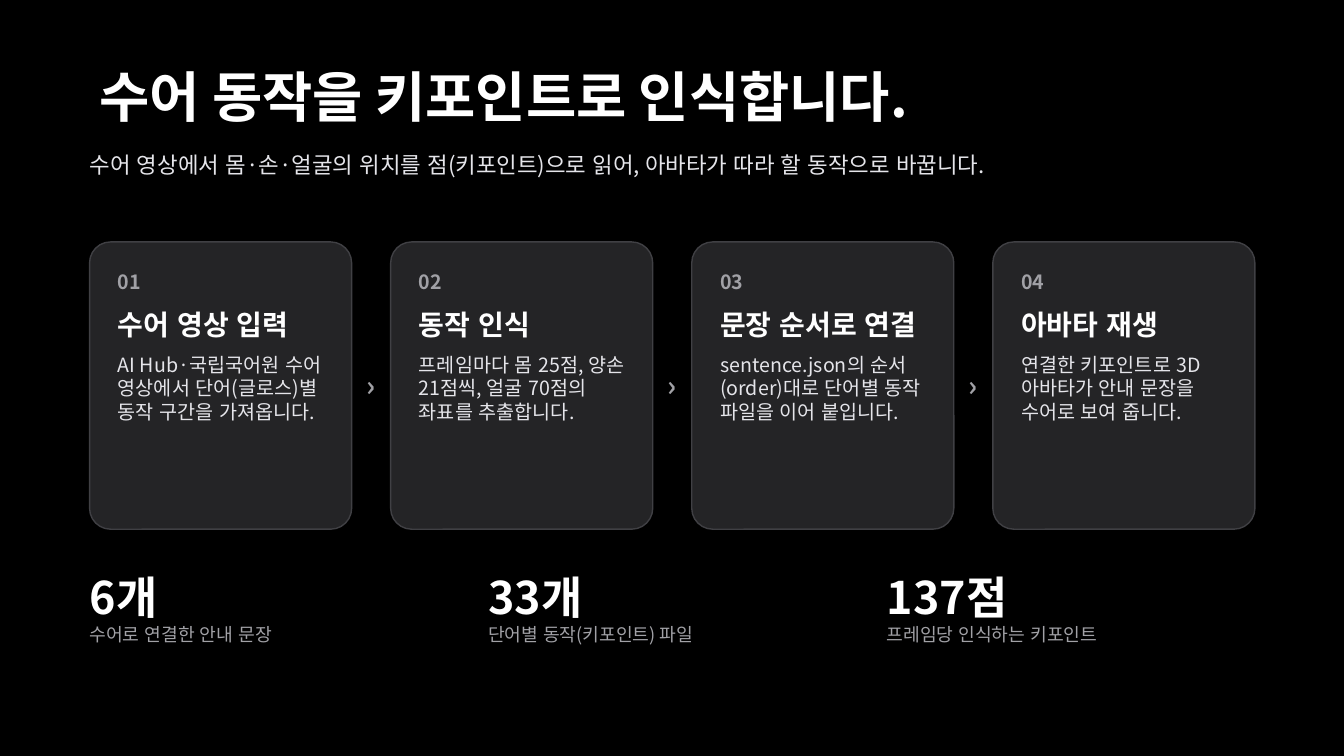
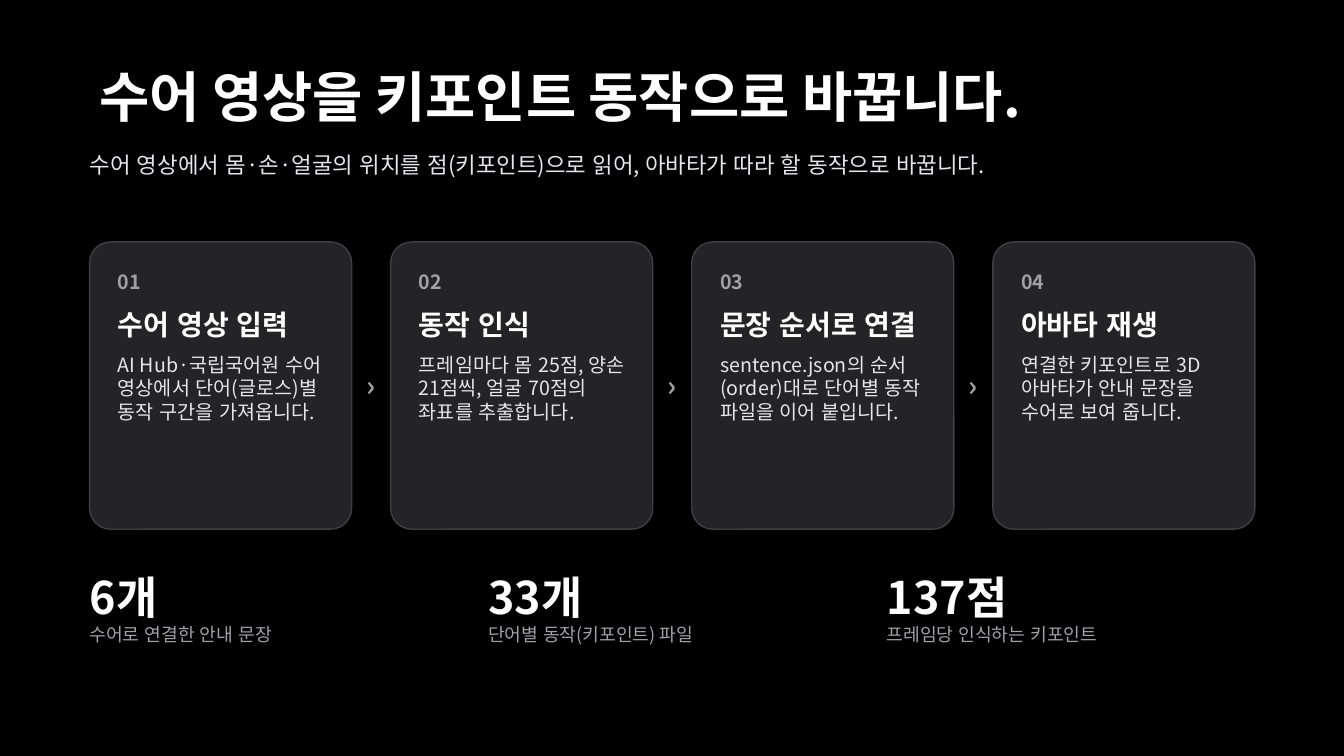
Before and after one commit to BioCode67/AI-service-project, a slide deck: slide 10 of 이음_추가.pptx. Drawn at 1344x756 pixels with LibreOffice and Linux fonts; fonts in the diff are those of the drawing. Boxes give left, top, right and bottom in pixels: in the first picture for what was removed or moved away, otherwise in the second. Text is boxed around its words. In the diff, an @@ line names an element or a change of style, - is before the commit and + after.

```diff
--- a/이음_추가.pptx
+++ b/이음_추가.pptx
@@ text at (100, 71, 1021, 122): text changed @@
-수어 동작을 키포인트로 인식합니다.
+수어 영상을 키포인트 동작으로 바꿉니다.
```
Also in this commit, not shown: 1 other slide changed.
